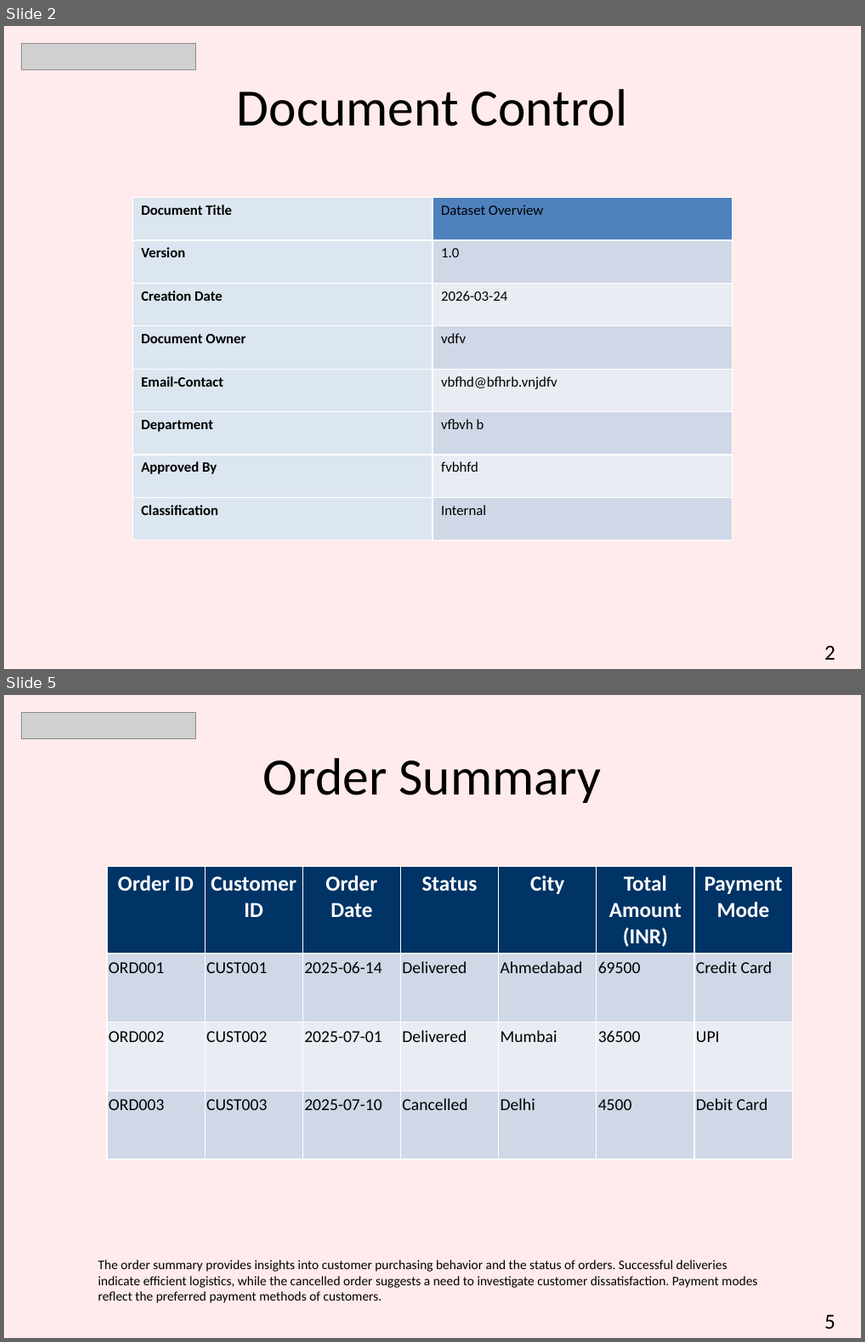
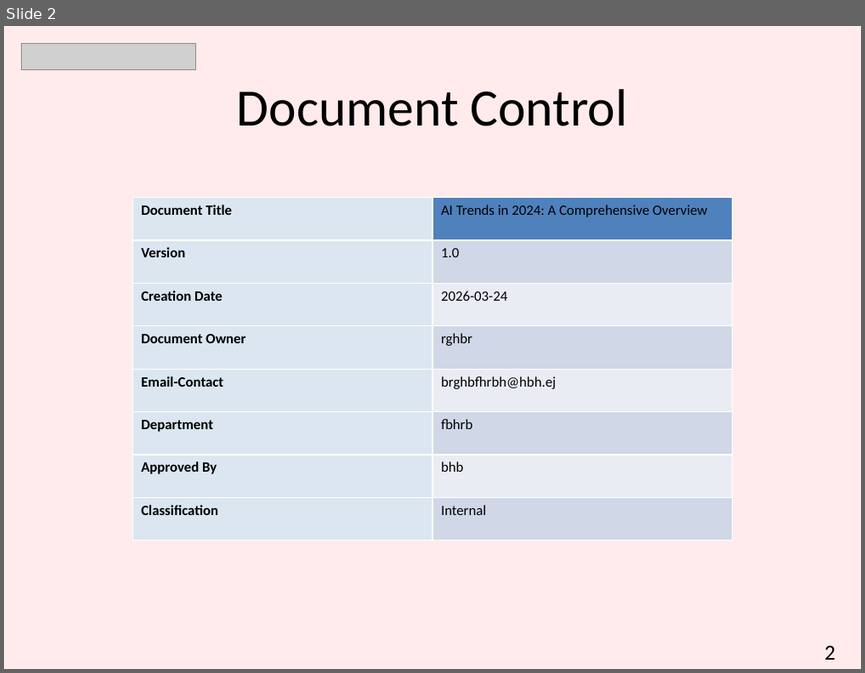
Before and after one commit to hetanshi511/CyberNexus, a slide deck: Backend/Presentation.pptx. Shown one above the other, each under a label of ours: slides 2 and 5 before the commit, slide 2 after it; the slides between them are not shown. The pictures are 865x1342 and 865x673 pixels, drawn with LibreOffice and Linux fonts; fonts in the diff are those of the drawing; grey boxes stand for pictures. Boxes give left, top, right and bottom in pixels: in the first picture for what was removed or moved away, otherwise in the second. Text is boxed around its words. In the diff, an @@ line names an element or a change of style, - is before the commit and + after.

```diff
--- a/Backend/Presentation.pptx
+++ b/Backend/Presentation.pptx
@@ slide 5 removed at <box>4,695,861,1338</box>, background #FFEBEB @@
@@ picture removed at <box>21,712,196,738</box> @@
@@ title removed at <box>263,758,602,803</box> @@
-Order Summary
@@ table removed at <box>107,867,790,1140</box>, 4 rows, 7 columns @@
-Order ID | Customer ID | Order Date | Status | City | Total Amount (INR) | Payment Mode
-ORD001 | CUST001 | 2025-06-14 | Delivered | Ahmedabad | 69500 | Credit Card
-ORD002 | CUST002 | 2025-07-01 | Delivered | Mumbai | 36500 | UPI
-ORD003 | CUST003 | 2025-07-10 | Cancelled | Delhi | 4500 | Debit Card
@@ text removed at <box>98,1259,757,1303</box> @@
-The order summary provides insights into customer purchasing behavior and the status of orders. Successful deliveries indicate efficient logistics, while the cancelled order suggests a need to investigate customer dissatisfaction. Payment modes reflect the preferred payment methods of customers.
@@ text removed at <box>824,1314,835,1328</box> @@
-5
@@ slide 2 changed as well @@
@@ table at <box>132,198,732,540</box> @@
-row 1, column 2: Dataset Overview
+row 1, column 2: AI Trends in 2024: A Comprehensive Overview
-row 4, column 2: vdfv
+row 4, column 2: rghbr
-row 5, column 2: vbfhd@bfhrb.vnjdfv
+row 5, column 2: brghbfhrbh@hbh.ej
-row 6, column 2: vfbvh b
+row 6, column 2: fbhrb
-row 7, column 2: fvbhfd
+row 7, column 2: bhb
```
Also in this commit, not shown: 5 slides added, 6 other slides removed, 22 other files.
